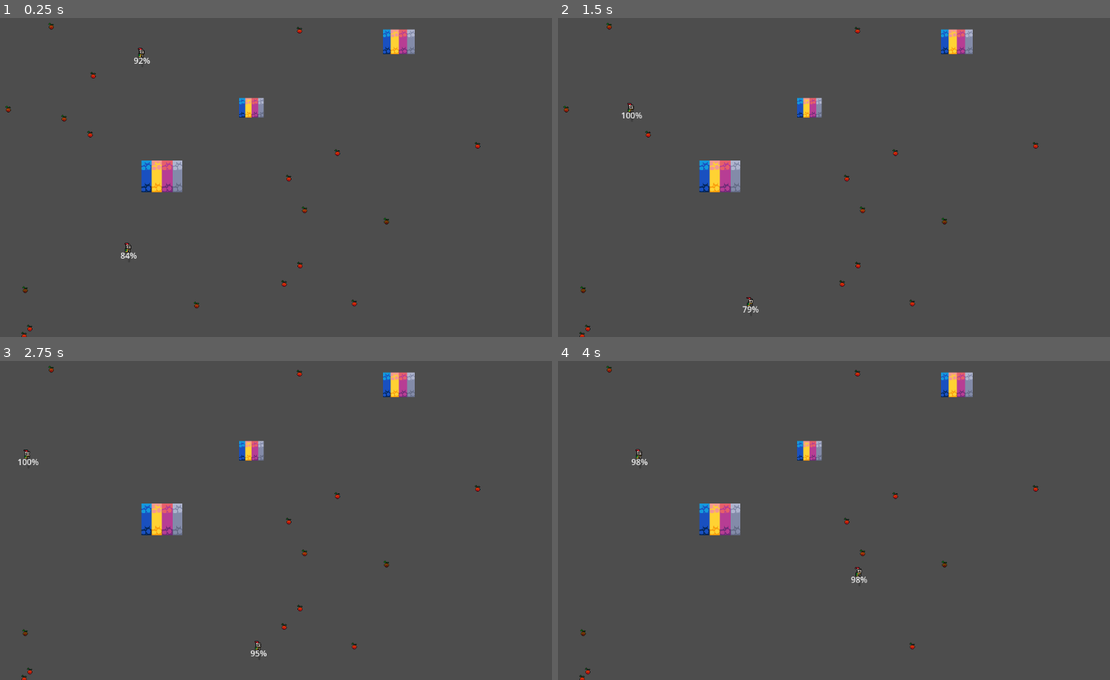
Above: before the commit, frames 1-4 (two rows, left to right).
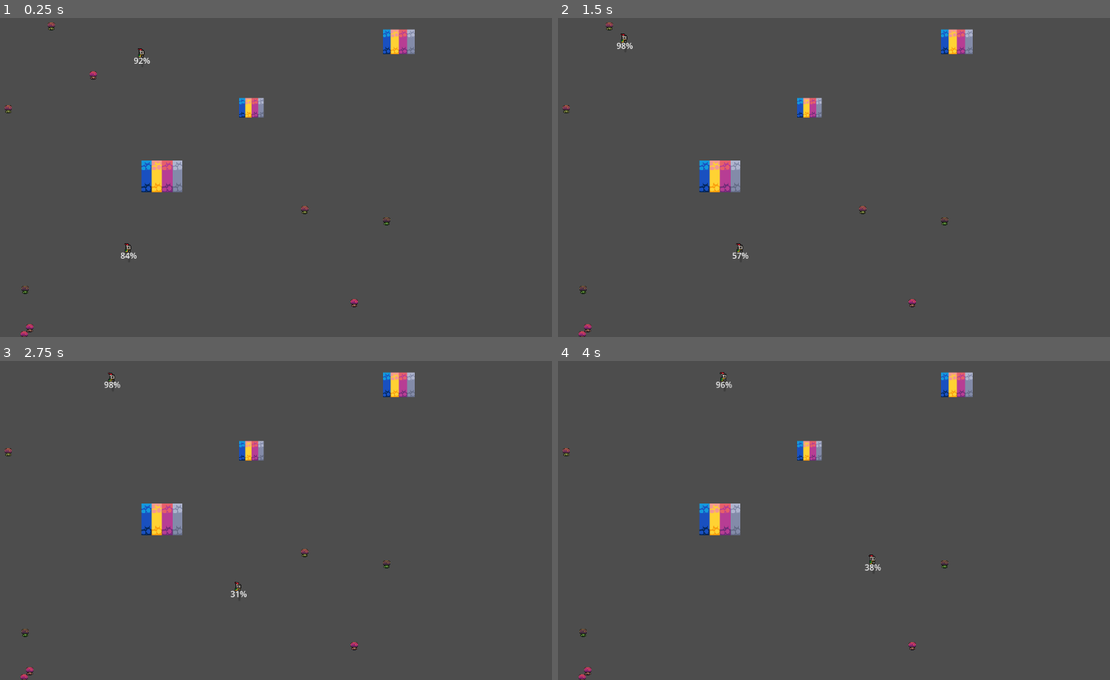
Above: after the commit, the same moments.

Repository: estherdefreitas/godot-agent
Game: Godot game, scene res://scenes/world.tscn
Same seed, same stepped clock (60 frames per second), same inputs: the game is played once before the commit and once after it.
Inputs:
- Up to frame 1 (0.25 s): no input
- Up to frame 2 (1.5 s): no input
- Up to frame 3 (2.75 s): no input
- Up to frame 4 (4 s): no input

The runs differ from the first frame. In frame 1, 0.4% of the frame differs, in the area x 0-88%, y 1-100%; in frame 2, 0.6%; in frame 3, 0.5%; in frame 4, 0.5%.

Commit message:
feat: update collision

Diff:
--- a/godot-agent/scenes/agent.tscn
+++ b/godot-agent/scenes/agent.tscn
@@ -47,6 +47,7 @@
 radius = 68.24954
 
 [node name="Agent" type="CharacterBody2D" unique_id=1230767359]
+collision_mask = 9
 script = ExtResource("1_umeaf")
 
 [node name="CollisionShape2D" type="CollisionShape2D" parent="." unique_id=295931052]
@@ -57,9 +58,10 @@
 sprite_frames = SubResource("SpriteFrames_go1c3")
 animation = &"idle"
 autoplay = "idle"
-frame_progress = 0.39540225
+frame_progress = 0.62893176
 
 [node name="PerceptionArea" type="Area2D" parent="." unique_id=19789054]
+collision_mask = 7
 
 [node name="CollisionShape2D" type="CollisionShape2D" parent="PerceptionArea" unique_id=321570903]
 shape = SubResource("CircleShape2D_umeaf")
--- a/godot-agent/scenes/danger.tscn
+++ b/godot-agent/scenes/danger.tscn
@@ -7,6 +7,7 @@
 size = Vector2(60, 45)
 
 [node name="Area2D" type="Area2D" unique_id=273438715]
+collision_layer = 4
 script = ExtResource("1_nq5mv")
 
 [node name="CollisionShape2D" type="CollisionShape2D" parent="." unique_id=234503815]
--- a/godot-agent/scenes/resource.tscn
+++ b/godot-agent/scenes/resource.tscn
@@ -1,19 +1,20 @@
 [gd_scene format=3 uid="uid://dn47ln07nvk3f"]
 
 [ext_resource type="Script" uid="uid://ba1fj3xusbsru" path="res://scripts/resource.gd" id="1_cngf4"]
-[ext_resource type="Texture2D" uid="uid://dsmlk3b8hopd3" path="res://assets/sprites/fruit.png" id="2_cngf4"]
+[ext_resource type="Texture2D" uid="uid://c4mftwmkrlitq" path="res://assets/sprites/world_tileset.png" id="2_cngf4"]
 
 [sub_resource type="CircleShape2D" id="CircleShape2D_cngf4"]
 radius = 5.0
 
-[node name="Resource" type="Area2D" unique_id=245027381]
+[node name="Resource" type="Area2D" unique_id=245027381 groups=["mushrooms"]]
+collision_layer = 2
+collision_mask = 0
 script = ExtResource("1_cngf4")
 
 [node name="CollisionShape2D" type="CollisionShape2D" parent="." unique_id=1794680043]
 shape = SubResource("CircleShape2D_cngf4")
 
-[node name="Sprite2D" type="Sprite2D" parent="." unique_id=1650857761]
-position = Vector2(0, -1)
+[node name="Sprite2D" type="Sprite2D" parent="." unique_id=995511421]
 texture = ExtResource("2_cngf4")
 region_enabled = true
-region_rect = Rect2(0, 48.822987, 15.411514, 15.177013)
+region_rect = Rect2(112.92076, 112.55075, 14.419357, 16.467438)
--- a/godot-agent/scripts/agent.gd
+++ b/godot-agent/scripts/agent.gd
@@ -125,33 +125,96 @@
 
 func _action_explore(delta):
 	wander_change_time -= delta
+
 	if wander_change_time <= 0:
+
 		var best_direction = Vector2.ZERO
 		var best_score = INF
+
 		for i in 16:
 			var angle = i * TAU / 16
 			var dir = Vector2(cos(angle), sin(angle)).normalized()
 			var test_pos = global_position + dir * 120
+
 			var score = 0.0
-			if test_pos.x < 20 or test_pos.x > screen_size.x - 20:
-				score += 1000
-			if test_pos.y < 20 or test_pos.y > screen_size.y - 20:
-				score += 1000
+
+			# ---------------------------
+			# 1️⃣ Penalidade por borda (dinâmica)
+			# ---------------------------
+
+			var energy_ratio = energy / max_energy
+			var risk_factor = 1.0 - energy_ratio
+
+			# Penalidade base
+			var border_penalty = 0.0
+
+			if test_pos.x < 40 or test_pos.x > screen_size.x - 40:
+				border_penalty += 2000
+
+			if test_pos.y < 40 or test_pos.y > screen_size.y - 40:
+				border_penalty += 2000
+
+			# 🔥 Ajuste dinâmico
+			# Se energia baixa → penalidade diminui
+			border_penalty *= (1.0 - risk_factor * 0.8)
+
+			# ---------------------------
+			# 2️⃣ Verifica recurso perto
+			# ---------------------------
+
+			var reward_bonus = 0.0
+			var resource_near_border = false
+
+			for mushroom in seen_mushrooms:
+				var dist = test_pos.distance_to(mushroom.global_position)
+
+				if dist < 150:
+					resource_near_border = true
+					reward_bonus -= 2500  # recompensa maior que penalidade
+
+			# Se houver recurso → reduz penalidade
+			if resource_near_border:
+				score += reward_bonus
+			else:
+				score += border_penalty
+
+			# ---------------------------
+			# 3️⃣ Penalidade por perigo
+			# ---------------------------
+
 			for danger in seen_dangers:
 				var dist = test_pos.distance_to(danger.global_position)
+
 				if dist < danger.radius:
 					score += 5000
 				elif dist < danger.radius + 40:
 					score += 2000
-			var cell = Vector2(int(test_pos.x / memory_cell_size), int(test_pos.y / memory_cell_size))
+
+			# ---------------------------
+			# 4️⃣ Penalidade por memória
+			# ---------------------------
+
+			var cell = Vector2(
+				int(test_pos.x / memory_cell_size),
+				int(test_pos.y / memory_cell_size)
+			)
+
 			score += visited_cells.get(cell, 0) * 10
+
+			# ---------------------------
+			# Escolhe melhor direção
+			# ---------------------------
+
 			if score < best_score:
 				best_score = score
 				best_direction = dir
+
 		if best_direction == Vector2.ZERO:
 			best_direction = Vector2.RIGHT
+
 		wander_direction = best_direction
 		wander_change_time = 1.0
+
 	velocity = wander_direction * max_speed * 0.6
 
 func _action_seek():
--- a/godot-agent/scripts/world.gd
+++ b/godot-agent/scripts/world.gd
@@ -1,7 +1,7 @@
 extends Node2D
 
 const MAP_BOUNDS: Rect2 = Rect2(0, 0, 1024, 768)
-const INITIAL_MUSHROOMS := 20
+const INITIAL_MUSHROOMS := 10
 const DANGER_COUNT := 3
 const SPAWN_ATTEMPTS := 100
 const AGENT_COUNT := 2
